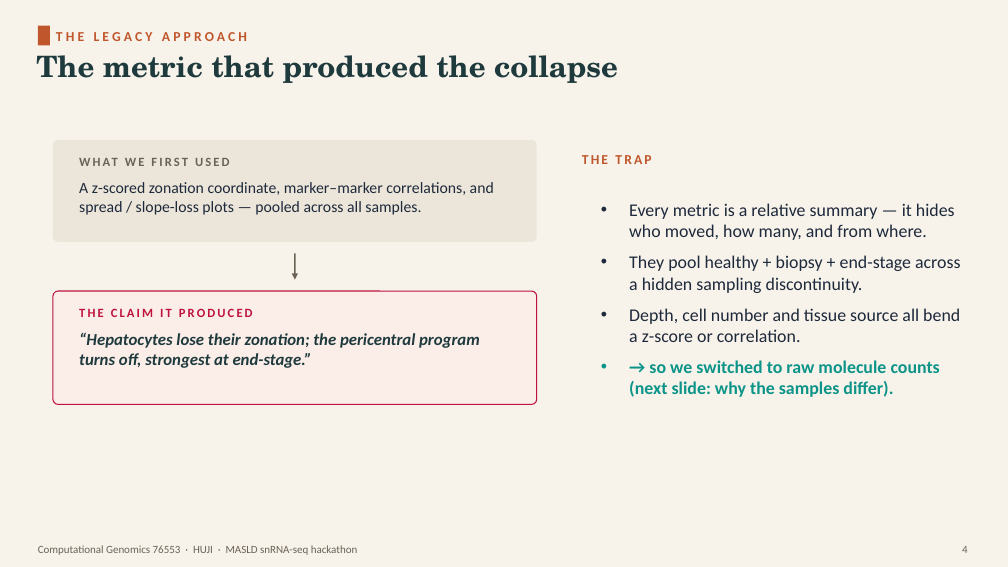
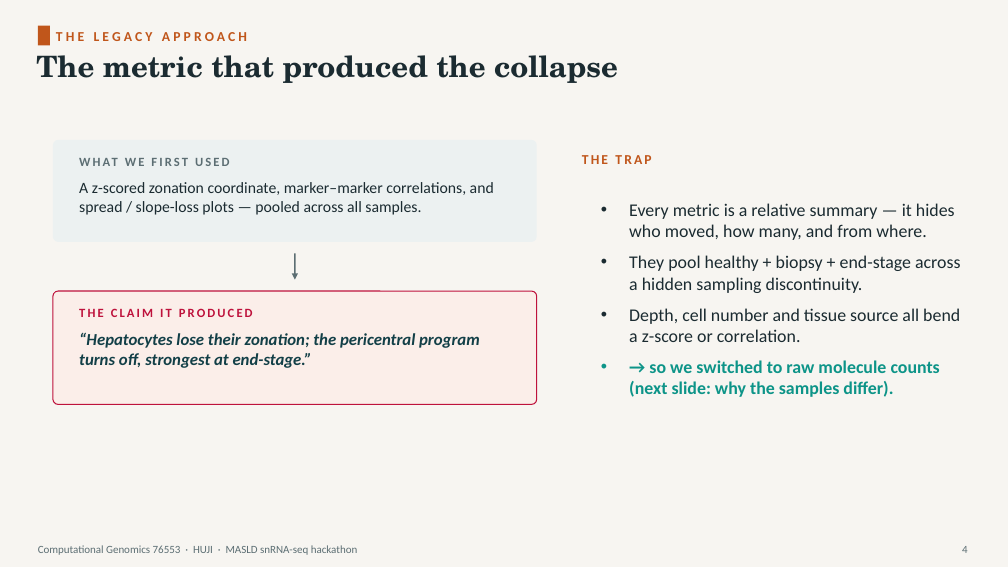
Before and after one commit to roeetekoah/liver-zonation, a slide deck: slide 4 of presentation/MASLD_zonation.pptx. Drawn at 1008x567 pixels with LibreOffice and Linux fonts; fonts in the diff are those of the drawing. Boxes give left, top, right and bottom in pixels: in the first picture for what was removed or moved away, otherwise in the second. Text is boxed around its words. In the diff, an @@ line names an element or a change of style, - is before the commit and + after.

```diff
--- a/presentation/MASLD_zonation.pptx
+++ b/presentation/MASLD_zonation.pptx
@@ background #F7F3EB to #F7F5F1 @@
@@ rectangle at box(38, 26, 50, 45): fill #C0562B to #C0561B @@
@@ text "THE LEGACY APPROACH" at box(56, 32, 247, 41): text colour #C0562B to #C0561B @@
@@ text "The metric that produced the ..." at box(36, 55, 618, 83): text colour #1F3A3D to #1B2B31 @@
@@ rounded rectangle at box(53, 140, 537, 242): fill #ECE6DA to #ECF1F1 @@
@@ text "THE TRAP" at box(582, 155, 651, 164): text colour #C0562B to #C0561B @@
@@ text "A z-scored zonation coordinate, marker–marker ..." at box(79, 182, 494, 215): text colour #1E293B to #1B2B31 @@
@@ arrow (295, 253) - (295, 280): stroke #6B6256 1.6 pt to #5C6E73 1.6 pt @@
@@ text colour #6B6256 to #5C6E73 in 3 elements at box(72, 150, 518, 172), box(38, 545, 358, 555), box(962, 546, 968, 553) @@
```
Also in this commit, not shown: 20 other slides changed, 1 slide added, 1 other file.
